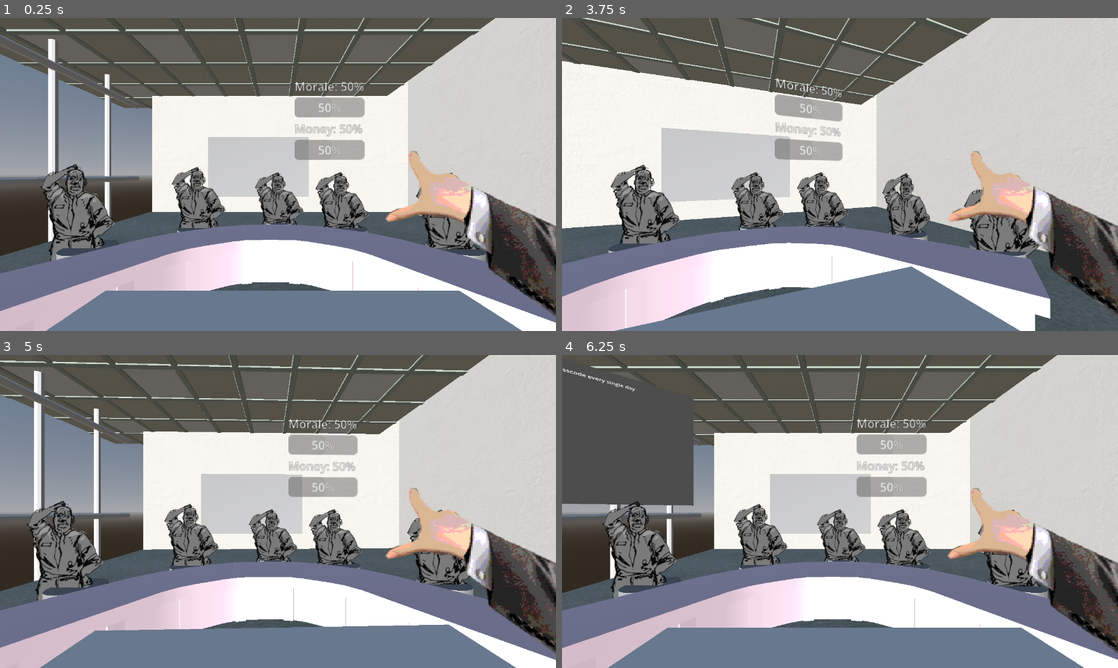
Above: before the commit, frames 1-4 (two rows, left to right).
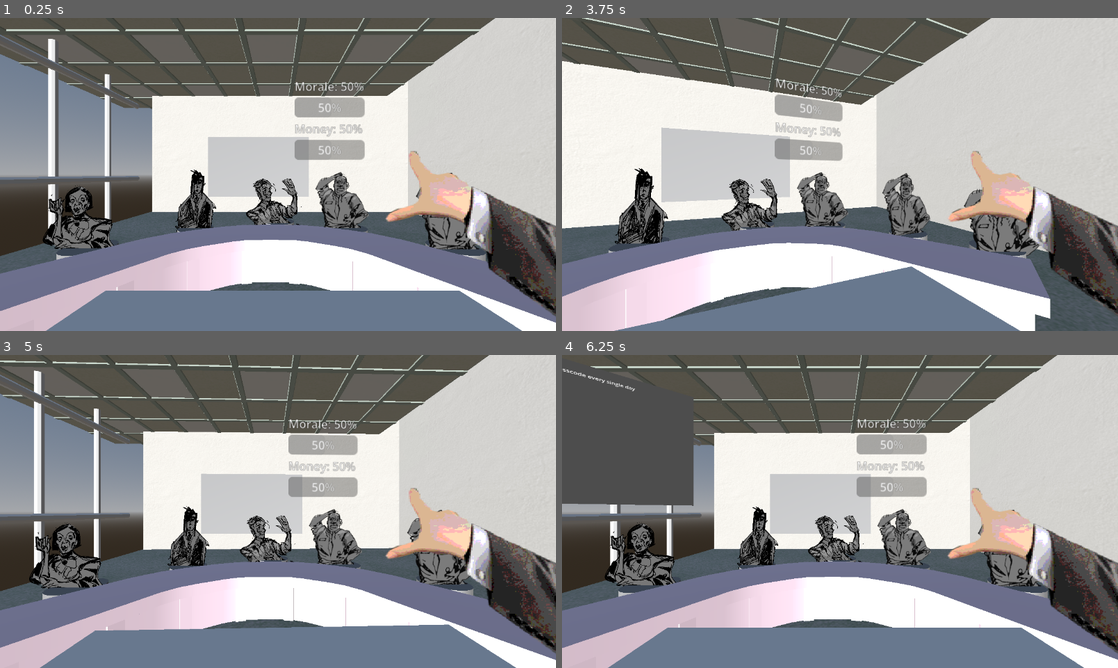
Above: after the commit, the same moments.

Repository: DebugCookie/FIB_GameJam
Game: Godot game, scene res://maxTestScene.tscn
Same seed, same stepped clock (60 frames per second), same inputs: the game is played once before the commit and once after it.
Inputs (mouse positions are in pixels of both pictures, inside the frame that each line leads up to):
- Up to frame 1 (0.25 s): no input
- Up to frame 2 (3.75 s): tap Enter (ui_accept) at 0.5, 0.77, 1.25, 1.52, 2, 2.75, 3.02, 3.5 s; move the mouse to (962, 158) at 0.52 s; hold Right (ui_right) 0.53-1.28 s; click (962, 158) at 0.67 s; move the mouse to (728, 190) at 1.27 s; hold Down (ui_down) 1.28-2.03 s; move the mouse to (895, 105) at 2.02 s; hold Right (ui_right) 2.03-2.78 s; move the mouse to (812, 237) at 2.77 s; hold Up (ui_up) 2.78-3.53 s; click (812, 237) at 2.92 s; move the mouse to (1006, 221) at 3.52 s; hold Left (ui_left) from 3.53 s (still down)
- Up to frame 3 (5 s): keep holding Left (ui_left); tap Enter (ui_accept) at 3.77, 4.52 s; move the mouse to (111, 464) at 4.27 s
- Up to frame 4 (6.25 s): move the mouse to (867, 511) at 5.02 s; release Left (ui_left) at 5.03 s; hold Down (ui_down) 5.03-5.78 s; click (867, 511) at 5.17 s; tap Enter (ui_accept) at 5.75, 6.02 s; move the mouse to (756, 433) at 5.77 s; hold Right (ui_right) from 5.78 s (still down)

The runs differ from the first frame. In frame 1, 3.8% of the frame differs, in the area x 7-55%, y 46-78%; in frame 2, 2.8%; in frame 3, 4.0%, in the area x 4-54%, y 46-79%; in frame 4, 3.8%.

Commit message:
updated npcs

Diff:
--- a/maxTestScene.tscn
+++ b/maxTestScene.tscn
@@ -4,10 +4,13 @@
 [ext_resource type="Script" uid="uid://mtv8dcbqu78x" path="res://camera_3d.gd" id="1_sm6nt"]
 [ext_resource type="PackedScene" uid="uid://dt7ibabu7str8" path="res://global_morale_3d.tscn" id="2_3pouy"]
 [ext_resource type="PackedScene" uid="uid://dlnm4crlnxca7" path="res://character_3d.tscn" id="3_be4fj"]
-[ext_resource type="Texture2D" uid="uid://bjucx6bb3xm2j" path="res://Art Assets/2d/characters/Richard.png" id="4_6hq1p"]
+[ext_resource type="Texture2D" uid="uid://d26n1kvvr5t24" path="res://Art Assets/2d/characters/Richard.png" id="4_6hq1p"]
 [ext_resource type="Shader" uid="uid://r0uka4i5e0rn" path="res://Art Assets/PixelShader.gdshader" id="5_2ma1t"]
 [ext_resource type="PackedScene" uid="uid://dtk0f1owdt8m8" path="res://Art Assets/3D/SM_Table.glb" id="6_dvp7v"]
+[ext_resource type="Texture2D" uid="uid://j0vjoe25uj1v" path="res://Art Assets/2d/characters/Emo_ClosedMouth.png" id="6_ix60g"]
 [ext_resource type="PackedScene" uid="uid://cefe8rmec2chl" path="res://Art Assets/3D/SM_Floor.glb" id="7_8kcya"]
+[ext_resource type="Texture2D" uid="uid://ddekqqedxmq51" path="res://Art Assets/2d/characters/Karen_ClosedMouth.png" id="7_10k1m"]
+[ext_resource type="Texture2D" uid="uid://wkqkb0hvnqyo" path="res://Art Assets/2d/characters/Nepo_ClosedMouth.png" id="8_7oxqh"]
 [ext_resource type="PackedScene" uid="uid://cx5h838bf2aeh" path="res://Art Assets/3D/SM_BossTable.glb" id="8_vr2aq"]
 [ext_resource type="PackedScene" uid="uid://cfik1lbetgv6s" path="res://Art Assets/3D/SM_Wall.glb" id="10_3pouy"]
 [ext_resource type="PackedScene" uid="uid://8nedl1c1b5fr" path="res://Art Assets/3D/SM_Roof.glb" id="11_be4fj"]
@@ -248,9 +251,9 @@
 transform = Transform3D(1, 0, 0, 0, 1, 0, 0, 0, 1, -0.12852466, 0, -0.3180906)
 
 [node name="Sprite3D" type="Sprite3D" parent="SubViewportContainer/SubViewport/Npc 2" unique_id=22432494]
-transform = Transform3D(0.015, 0, 0, 0, 0.015, 0, 0, 0, 0.015, 0, -0.011478186, 0)
-billboard = 1
-texture = ExtResource("4_6hq1p")
+transform = Transform3D(0.015, 0, 0, 0, 0.015, 0, 0, 0, 0.015, 0, 0.0068039577, 0)
+billboard = 1
+texture = ExtResource("6_ix60g")
 
 [node name="Npc 3" type="StaticBody3D" parent="SubViewportContainer/SubViewport" unique_id=262773439]
 transform = Transform3D(1, 0, 0, 0, 1, 0, 0, 0, 1, -0.23154801, 0, -0.23040584)
@@ -258,15 +261,16 @@
 [node name="Sprite3D" type="Sprite3D" parent="SubViewportContainer/SubViewport/Npc 3" unique_id=2012629137]
 transform = Transform3D(0.015, 0, 0, 0, 0.015, 0, 0, 0, 0.015, 0, -0.011478186, 0)
 billboard = 1
-texture = ExtResource("4_6hq1p")
+texture = ExtResource("7_10k1m")
 
 [node name="Npc 5" type="StaticBody3D" parent="SubViewportContainer/SubViewport" unique_id=41172918]
 transform = Transform3D(1, 0, 0, 0, 1, 0, 0, 0, 1, -0.0023617148, -0.007881649, -0.35148)
 
 [node name="Sprite3D" type="Sprite3D" parent="SubViewportContainer/SubViewport/Npc 5" unique_id=578031686]
-transform = Transform3D(0.015, 0, 0, 0, 0.015, 0, 0, 0, 0.015, 0, -0.011478186, 0)
-billboard = 1
-texture = ExtResource("4_6hq1p")
+transform = Transform3D(0.015, 0, 0, 0, 0.015, 0, 0, 0, 0.015, 0, 0.02024278, 0)
+flip_h = true
+billboard = 1
+texture = ExtResource("8_7oxqh")
 
 [node name="Npc 6" type="StaticBody3D" parent="SubViewportContainer/SubViewport" unique_id=211105443]
 transform = Transform3D(1, 0, 0, 0, 1, 0, 0, 0, 1, 0.2424463, -0.01954329, -0.13776079)
@@ -341,4 +345,4 @@
 sprite_frames = SubResource("SpriteFrames_5fgpt")
 animation = &"Idle"
 autoplay = "Idle"
-frame_progress = 0.26253733
+frame_progress = 0.041624215
